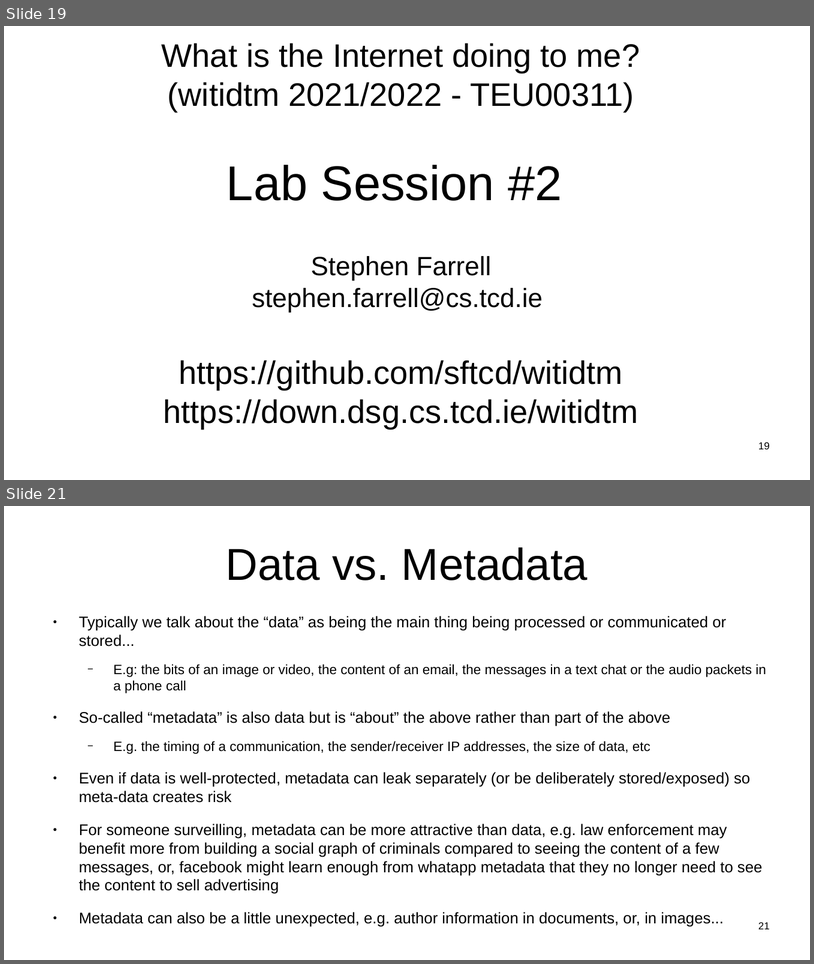
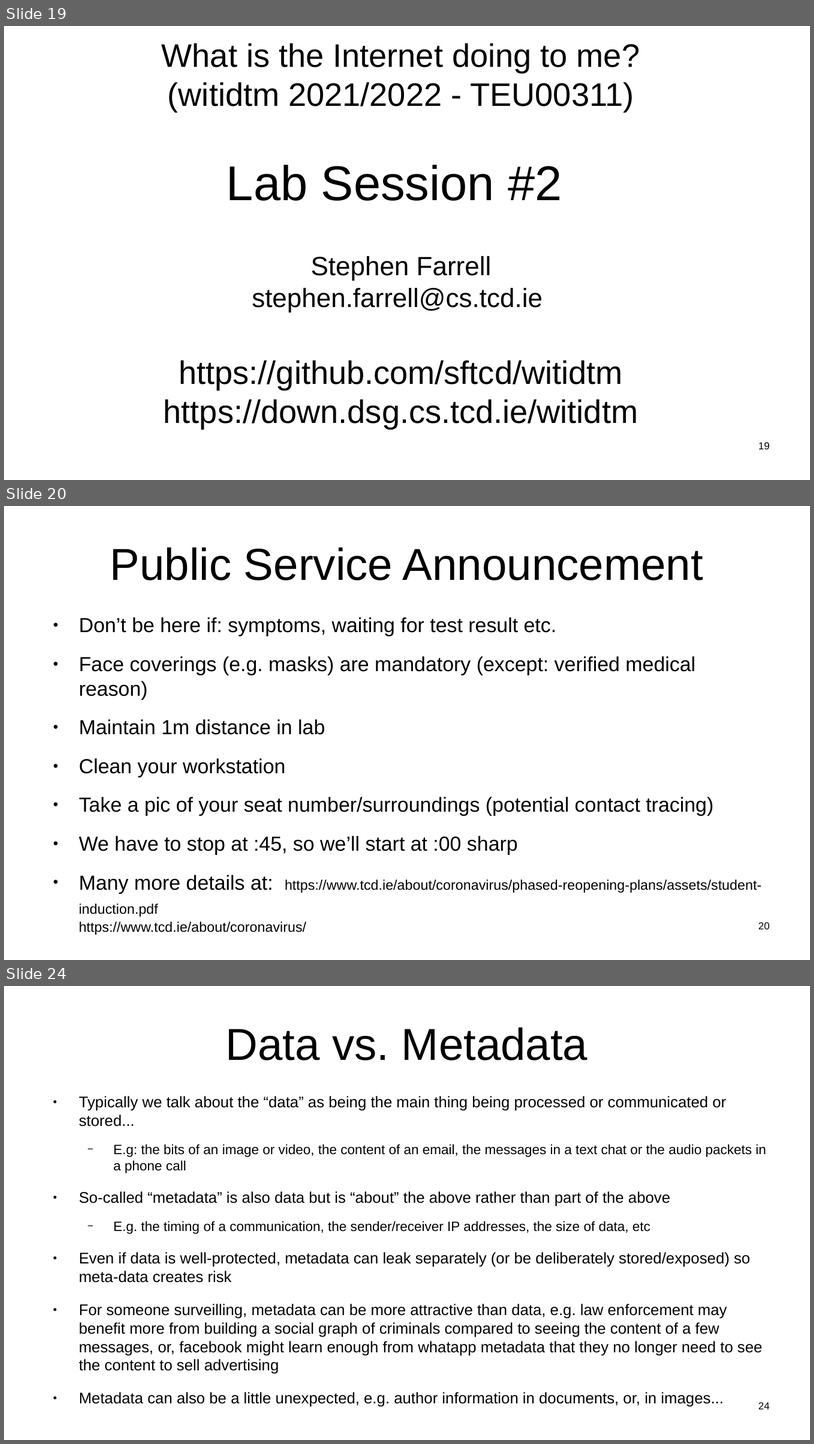
Before and after one commit to sftcd/witidtm, a slide deck: lectures/2021-2022/labs.odp. Shown one above the other, each under a label of ours: slides 19 and 21 before the commit, slides 19, 20 and 24 after it; the slides between them are not shown. The pictures are 814x964 and 814x1444 pixels, drawn with LibreOffice and Linux fonts; fonts in the diff are those of the drawing. Boxes give left, top, right and bottom in pixels: in the first picture for what was removed or moved away, otherwise in the second. Text is boxed around its words. In the diff, an @@ line names an element or a change of style, - is before the commit and + after.

```diff
--- a/lectures/2021-2022/labs.odp
+++ b/lectures/2021-2022/labs.odp
@@ slide 20 added at (4, 506, 810, 960), background #FFFFFF @@
@@ title added at (110, 547, 704, 580), 44 pt, text #000000 @@
+Public Service Announcement
@@ text added at (79, 617, 762, 934), 20 pt, text #000000 @@
+● Don’t be here if: symptoms, waiting for test result etc.
+● Face coverings (e.g. masks) are mandatory (except: verified medical reason)
+● Maintain 1m distance in lab
+● Clean your workstation
+● Take a pic of your seat number/surroundings (potential contact tracing)
+● We have to stop at :45, so we’ll start at :00 sharp
+● Many more details at: https://www.tcd.ie/about/coronavirus/phased-reopening-plans/assets/student-induction.pdf
+  https://www.tcd.ie/about/coronavirus/
@@ page number added at (759, 922, 770, 929), 10 pt, text #000000 @@
+20
@@ what was slide 21 is now slide 24 @@
@@ page number at (759, 1402, 770, 1409): text changed @@
-21
+24
```
Also in this commit, not shown: 1 slide changed, 3 other slides added, 1 other file.
